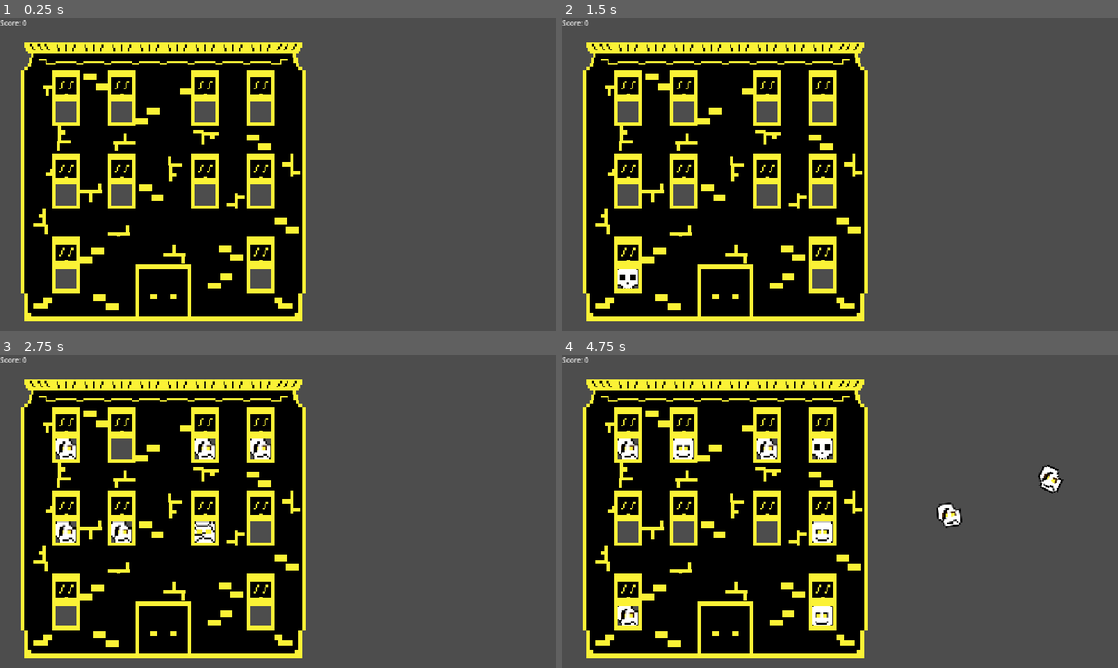
Above: before the commit, frames 1-4 (two rows, left to right).
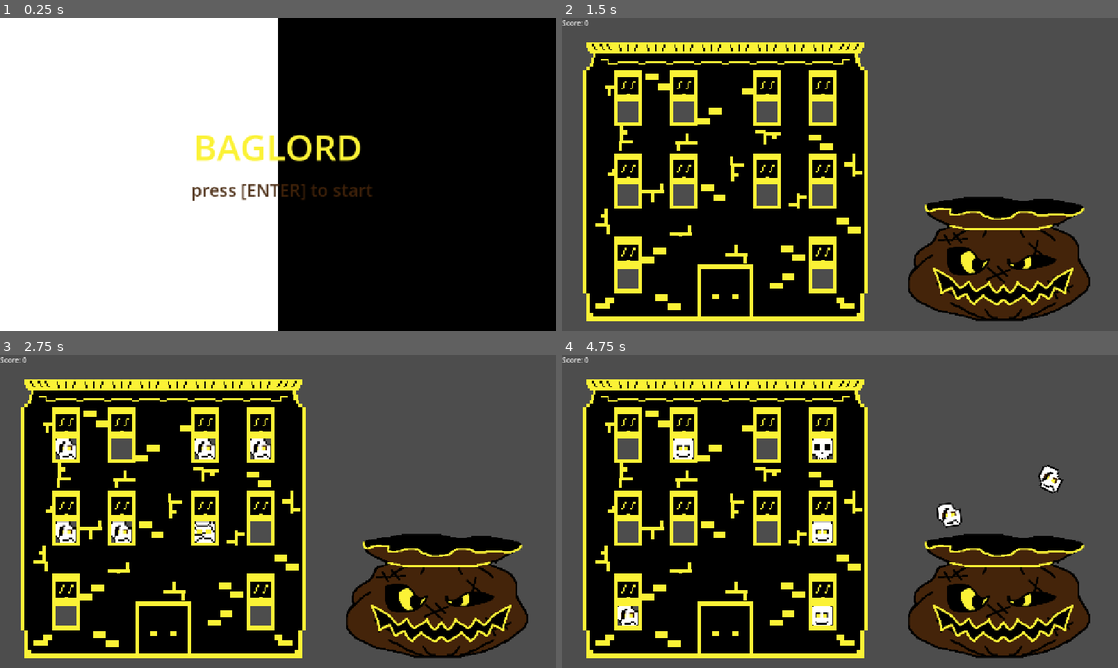
Above: after the commit, the same moments.

Repository: Pin7i7o/Baglord
Game: Godot game, scene res://Scenes/main_menu.tscn
The game is run twice, just before and just after one commit, with the same random seed, the same clock (stepped at 60 frames per second) and the same inputs. Before the commit the project starts from res://Scenes/main.tscn.
Inputs (mouse positions are in pixels of both pictures, inside the frame that each line leads up to):
- Up to frame 1 (0.25 s): no input
- Up to frame 2 (1.5 s): tap Enter (start_game, bound only after the commit) at 0.5 s; move the mouse to (628, 140) at 0.52 s; hold Enter (start_game, bound only after the commit) 0.53-1.28 s; click (628, 140) at 0.67 s; move the mouse to (684, 140) at 1.27 s; click (684, 140) at 1.35 s
- Up to frame 3 (2.75 s): tap Enter (start_game, bound only after the commit) at 1.55 s; move the mouse to (205, 477) at 2.02 s; hold Enter (start_game, bound only after the commit) from 2.03 s (still down); click (205, 477) at 2.17 s
- Up to frame 4 (4.75 s): move the mouse to (823, 448) at 2.77 s; release Enter (start_game, bound only after the commit) at 2.78 s; tap Enter (start_game, bound only after the commit) at 2.85, 4.35 s; click (823, 448) at 2.92 s; move the mouse to (628, 533) at 3.52 s; hold Enter (start_game, bound only after the commit) 3.53-4.28 s; click (628, 533) at 3.6 s; tap Escape (leave, bound only after the commit) at 4.15 s; move the mouse to (684, 533) at 4.27 s; click (684, 533) at 4.42 s

The runs differ from the first frame. In frame 1, 97% of the frame differs, in the area x 0-100%, y 0-100%; in frame 2, 11%; in frame 3, 10%; in frame 4, 11%.

Commit message:
Added baglord enemy and main menu

Diff:
--- /dev/null
+++ b/Scenes/baglord.tscn
@@ -0,0 +1,63 @@
+[gd_scene format=3 uid="uid://b5y05yx20grnt"]
+
+[ext_resource type="Script" uid="uid://ctdh7h7km0ad2" path="res://Scripts/kill_plane.gd" id="1_6dp8r"]
+[ext_resource type="Texture2D" uid="uid://cs2f4wta5kngi" path="res://Assets/Monsters/baglord_sprite_sheet.png" id="1_dk67c"]
+
+[sub_resource type="AtlasTexture" id="AtlasTexture_6dp8r"]
+atlas = ExtResource("1_dk67c")
+region = Rect2(0, 0, 448, 320)
+
+[sub_resource type="AtlasTexture" id="AtlasTexture_mnrtf"]
+atlas = ExtResource("1_dk67c")
+region = Rect2(448, 0, 448, 320)
+
+[sub_resource type="AtlasTexture" id="AtlasTexture_gtdg4"]
+atlas = ExtResource("1_dk67c")
+region = Rect2(0, 0, 448, 320)
+
+[sub_resource type="SpriteFrames" id="SpriteFrames_5qihg"]
+animations = [{
+"frames": [{
+"duration": 1.0,
+"texture": SubResource("AtlasTexture_6dp8r")
+}, {
+"duration": 1.0,
+"texture": SubResource("AtlasTexture_mnrtf")
+}, {
+"duration": 1.0,
+"texture": SubResource("AtlasTexture_mnrtf")
+}, {
+"duration": 1.0,
+"texture": SubResource("AtlasTexture_mnrtf")
+}, {
+"duration": 1.0,
+"texture": SubResource("AtlasTexture_6dp8r")
+}],
+"loop": 0,
+"name": &"eat",
+"speed": 5.0
+}, {
+"frames": [{
+"duration": 1.0,
+"texture": SubResource("AtlasTexture_gtdg4")
+}],
+"loop": 1,
+"name": &"idle",
+"speed": 5.0
+}]
+
+[sub_resource type="RectangleShape2D" id="RectangleShape2D_dk67c"]
+size = Vector2(372, 84)
+
+[node name="Baglord" type="Area2D" unique_id=606538933]
+script = ExtResource("1_6dp8r")
+
+[node name="AnimatedSprite2D" type="AnimatedSprite2D" parent="." unique_id=1394220633]
+sprite_frames = SubResource("SpriteFrames_5qihg")
+animation = &"eat"
+
+[node name="CollisionShape2D" type="CollisionShape2D" parent="." unique_id=1306941808]
+position = Vector2(2, -94)
+shape = SubResource("RectangleShape2D_dk67c")
+
+[connection signal="area_entered" from="." to="." method="_on_area_entered"]
--- a/Scenes/main.tscn
+++ b/Scenes/main.tscn
@@ -2,7 +2,8 @@
 
 [ext_resource type="PackedScene" uid="uid://ho7ni3oxkwpj" path="res://Scenes/window.tscn" id="1_bo1nx"]
 [ext_resource type="Texture2D" uid="uid://bi2pg5msvp5k5" path="res://Assets/Tileset/full_tileset.png" id="3_8gbba"]
-[ext_resource type="Script" uid="uid://djquq2noeruj8" path="res://Scipts/game_manager.gd" id="3_jjvhh"]
+[ext_resource type="Script" uid="uid://b2jjw5urqjga3" path="res://Scipts/game_manager.gd" id="3_jjvhh"]
+[ext_resource type="PackedScene" uid="uid://b5y05yx20grnt" path="res://Scenes/baglord.tscn" id="4_jjvhh"]
 
 [sub_resource type="TileSetAtlasSource" id="TileSetAtlasSource_jjvhh"]
 texture = ExtResource("3_8gbba")
@@ -80,3 +81,6 @@
 offset_top = 40.0
 offset_right = 40.0
 offset_bottom = 63.0
+
+[node name="Baglord" parent="." unique_id=606538933 instance=ExtResource("4_jjvhh")]
+position = Vector2(1016, 544)
--- /dev/null
+++ b/Scenes/main_menu.tscn
@@ -0,0 +1,46 @@
+[gd_scene format=3 uid="uid://0pggaavhrlae"]
+
+[ext_resource type="Script" uid="uid://2tm33ku25v6y" path="res://Scripts/main_menu.gd" id="1_28flt"]
+
+[node name="MainMenu" type="Control" unique_id=330634006]
+layout_mode = 3
+anchors_preset = 0
+script = ExtResource("1_28flt")
+
+[node name="ColorRect" type="ColorRect" parent="." unique_id=1293919416]
+layout_mode = 0
+offset_right = 640.0
+offset_bottom = 720.0
+
+[node name="ColorRect2" type="ColorRect" parent="." unique_id=2100066341]
+layout_mode = 0
+offset_left = 640.0
+offset_right = 1280.0
+offset_bottom = 720.0
+color = Color(0, 0, 0, 1)
+
+[node name="RichTextLabel" type="RichTextLabel" parent="." unique_id=274134056]
+layout_mode = 0
+offset_top = 240.0
+offset_right = 1280.0
+offset_bottom = 353.0
+theme_override_font_sizes/normal_font_size = 82
+bbcode_enabled = true
+text = "[color=fbf236]BAGLORD[/color]"
+fit_content = true
+scroll_active = false
+horizontal_alignment = 1
+vertical_alignment = 1
+
+[node name="RichTextLabel2" type="RichTextLabel" parent="." unique_id=1158782071]
+layout_mode = 0
+offset_top = 368.0
+offset_right = 1280.0
+offset_bottom = 423.0
+theme_override_font_sizes/normal_font_size = 40
+bbcode_enabled = true
+text = "[pulse freq=1.0 color=#ffffff40 ease=-2.0][color=44240a]	press [ENTER] to start	[/color][/pulse]"
+fit_content = true
+scroll_active = false
+horizontal_alignment = 1
+vertical_alignment = 1
--- a/Scenes/spawned_monster.tscn
+++ b/Scenes/spawned_monster.tscn
@@ -1,6 +1,14 @@
 [gd_scene format=3 uid="uid://b3ijgxje2v28r"]
 
-[ext_resource type="Script" uid="uid://cdy05im526s8o" path="res://Scipts/spawned_monster.gd" id="1_6xgiw"]
+[ext_resource type="Script" uid="uid://cdy05im526s8o" path="res://Scripts/spawned_monster.gd" id="1_6xgiw"]
 
-[node name="Sprite2D" type="Sprite2D" unique_id=847937858]
+[sub_resource type="RectangleShape2D" id="RectangleShape2D_6xgiw"]
+size = Vector2(64, 64)
+
+[node name="Area2D" type="Area2D" unique_id=29472854]
 script = ExtResource("1_6xgiw")
+
+[node name="CollisionShape2D" type="CollisionShape2D" parent="." unique_id=1106897018]
+shape = SubResource("RectangleShape2D_6xgiw")
+
+[node name="Sprite2D" type="Sprite2D" parent="." unique_id=450676499]
--- a/Scenes/window.tscn
+++ b/Scenes/window.tscn
@@ -1,6 +1,6 @@
 [gd_scene format=3 uid="uid://ho7ni3oxkwpj"]
 
-[ext_resource type="Script" uid="uid://barsxtgbljm32" path="res://Scipts/monster.gd" id="1_0xhjo"]
+[ext_resource type="Script" uid="uid://barsxtgbljm32" path="res://Scripts/monster.gd" id="1_0xhjo"]
 
 [sub_resource type="RectangleShape2D" id="RectangleShape2D_5qihg"]
 size = Vector2(64, 64)
--- a/Scipts/game_manager.gd
+++ b/Scripts/game_manager.gd
@@ -27,9 +27,10 @@
 		score+= points
 
 func _spawn_sprite(sprite_path: String) -> void:
-	var new_monster_instance = spawned_monster_scene.instantiate() as Sprite2D
+	var new_monster_instance = spawned_monster_scene.instantiate()
 
-	new_monster_instance.texture = load(sprite_path)
+	new_monster_instance.get_child(1).texture = load(sprite_path)
+
 	new_monster_instance.global_position = Vector2(randf_range(832, 1152), randf_range(64, 320))
 	new_monster_instance.rotation_degrees = randi() % 361
 	new_monster_instance.speed = randf_range(150, 300)
--- /dev/null
+++ b/Scripts/kill_plane.gd
@@ -0,0 +1,8 @@
+extends Area2D
+
+@onready var animated_sprite_2d: AnimatedSprite2D = $AnimatedSprite2D
+
+
+func _on_area_entered(area: Area2D) -> void:
+	area.queue_free()
+	animated_sprite_2d.play("eat")
--- /dev/null
+++ b/Scripts/main_menu.gd
@@ -0,0 +1,8 @@
+extends Control
+
+func _input(event: InputEvent) -> void:
+	if event.is_action_pressed("start_game"):
+		get_tree().change_scene_to_file("res://Scenes/main.tscn")
+
+	if event.is_action_pressed("leave"):
+		get_tree().quit()
--- a/Scipts/monster.gd
+++ b/Scripts/monster.gd
@@ -58,10 +58,10 @@
 
 func _set_new_timer() -> float:
 	match type_of_monster:
-		TYPE_OF_MONSTER.ZOMBIE: return 2.5
-		TYPE_OF_MONSTER.MUMMY: return 2.0
+		TYPE_OF_MONSTER.ZOMBIE: return 2.0
+		TYPE_OF_MONSTER.MUMMY: return 1.5
 		TYPE_OF_MONSTER.SKELETON: return 1.0
-		TYPE_OF_MONSTER.HUMAN: return 3.0
+		TYPE_OF_MONSTER.HUMAN: return 2.5
 		_: return 0.0
 
 func _on_timer_timeout() -> void:
--- a/Scipts/spawned_monster.gd
+++ b/Scripts/spawned_monster.gd
@@ -1,10 +1,6 @@
-extends Sprite2D
+extends Area2D
 
 var speed: float = 0.0
 
 func _process(delta: float) -> void:
-	print(position)
 	position.y += speed * delta
-
-	if position.y > 400:
-		queue_free()
--- a/project.godot
+++ b/project.godot
@@ -11,7 +11,7 @@
 [application]
 
 config/name="Baglord"
-run/main_scene="uid://ou5ntei01myg"
+run/main_scene="uid://0pggaavhrlae"
 config/features=PackedStringArray("4.7", "GL Compatibility")
 config/icon="res://icon.svg"
 
@@ -61,6 +61,16 @@
 "events": [Object(InputEventMouseButton,"resource_local_to_scene":false,"resource_name":"","device":-1,"window_id":0,"a …(253 unchanged characters)…
 ]
 }
+leave={
+"deadzone": 0.2,
+"events": [Object(InputEventKey,"resource_local_to_scene":false,"resource_name":"","device":-1,"window_id":0,"alt_pressed":false,"shift_pressed":false,"ctrl_pressed":false,"meta_pressed":false,"pressed":false,"keycode":0,"physical_keycode":4194305,"key_label":0,"unicode":0,"location":0,"echo":false,"script":null)
+]
+}
+start_game={
+"deadzone": 0.2,
+"events": [Object(InputEventKey,"resource_local_to_scene":false,"resource_name":"","device":-1,"window_id":0,"alt_pressed":false,"shift_pressed":false,"ctrl_pressed":false,"meta_pressed":false,"pressed":false,"keycode":0,"physical_keycode":4194309,"key_label":0,"unicode":0,"location":0,"echo":false,"script":null)
+]
+}
 
 [layer_names]
 
Binary file added: Assets/Monsters/baglord_sprite_sheet.png
Not shown, added: Assets/Monsters/baglord_sprite_sheet.png.import
Not shown, removed: Scipts/game_manager.gd.uid
Not shown, added: Scripts/game_manager.gd.uid
Not shown, added: Scripts/kill_plane.gd.uid
Not shown, added: Scripts/main_menu.gd.uid
Renamed: Scipts/monster.gd.uid -> Scripts/monster.gd.uid
Renamed: Scipts/spawned_monster.gd.uid -> Scripts/spawned_monster.gd.uid
